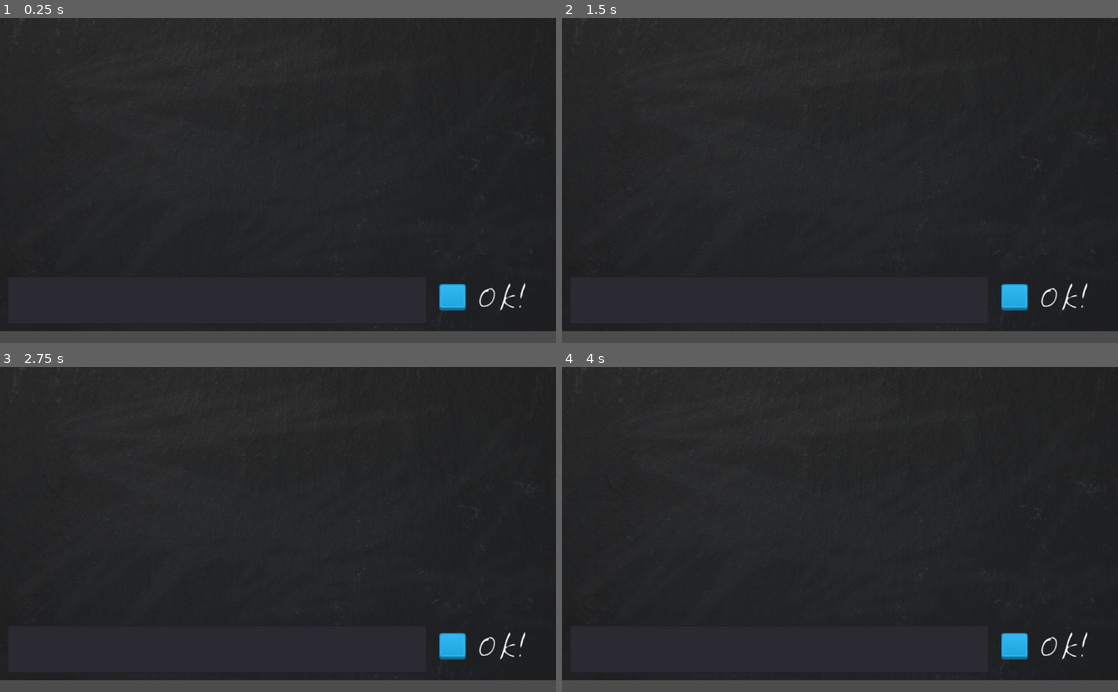
Above: before the commit, frames 1-4 (two rows, left to right).
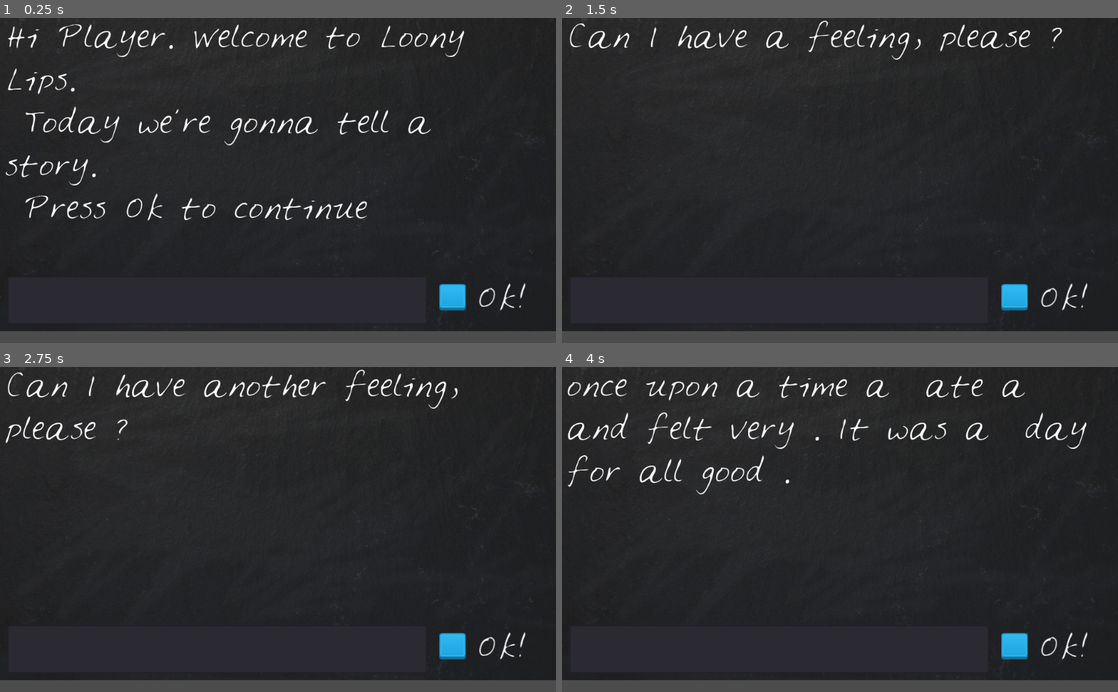
Above: after the commit, the same moments.

Repository: hujal54/Loony-Lips
Game: Godot game, scene res://LoonyLips.tscn
The game is run twice, just before and just after one commit, with the same random seed, the same clock (stepped at 60 frames per second) and the same inputs.
Inputs:
- Up to frame 1 (0.25 s): no input
- Up to frame 2 (1.5 s): click "Ok!" at 0.5 s; click "Ok!" at 1.25 s
- Up to frame 3 (2.75 s): click "Ok!" at 2 s
- Up to frame 4 (4 s): tap Enter at 2.75 s; tap Space at 3.5 s

The runs differ from the first frame. In frame 1, 3.2% of the frame differs, in the area x 1-84%, y 1-63%; in frame 2, 1.1%; in frame 3, 1.4%; in frame 4, 2.6%.

Commit message:
Lesson 12
Ifs and Array

Diff:
--- a/Loney Lips/LoonyLips.gd
+++ b/Loney Lips/LoonyLips.gd
@@ -1,10 +1,37 @@
 extends Node2D
 
-func _on_TextureButton_pressed():
-	var new_text = $Blackboard/LineEdit.get_text ()
-	_on_LineEdit_text_entered(new_text)
+var player_words = []
+var prompt =["a name", "a thing", "a feeling", "another feeling","some things"]
+var story ="once upon a time a %s ate a %s and felt very %s. It was a %s day for all good %s."
 
 
-func _on_LineEdit_text_entered(new_text):
-	$Blackboard/StoryText.text = new_text
-	$Blackboard/LineEdit.text = ""
+func _ready():
+	$Blackboard/TextBox.text = ""
+	_welcome()
+
+
+func _welcome():
+	$Blackboard/StoryText.text =("Hi Player. Welcome to Loony Lips. \n Today we're gonna tell a story. \n Press Ok to continue")
+
+func _on_TextureButton_pressed():
+	var new_text = $Blackboard/TextBox.get_text ()
+	_on_TextBox_text_entered(new_text)
+
+
+func _on_TextBox_text_entered(new_text):
+	player_words.append(new_text)
+	$Blackboard/TextBox.text = ""
+	check_player_word_length()
+
+func prompt_player():
+	$Blackboard/StoryText.text = ("Can I have " + prompt[player_words.size()] + ", please ?")
+
+func check_player_word_length():
+	if player_words.size() == prompt.size():
+		tell_story()
+	else:
+		prompt_player()
+
+
+func tell_story ():
+	$Blackboard/StoryText.text = story % player_words
--- a/Loney Lips/LoonyLips.tscn
+++ b/Loney Lips/LoonyLips.tscn
@@ -66,7 +66,7 @@
 override_selected_font_color = false
 _sections_unfolded = [ "BBCode", "custom_fonts" ]
 
-[node name="LineEdit" type="LineEdit" parent="Blackboard" index="1"]
+[node name="TextBox" type="LineEdit" parent="Blackboard" index="1"]
 
 anchor_left = 0.0
 anchor_top = 0.0
@@ -148,6 +148,6 @@
 override_selected_font_color = false
 _sections_unfolded = [ "custom_fonts" ]
 
-[connection signal="text_entered" from="Blackboard/LineEdit" to="." method="_on_LineEdit_text_entered"]
+[connection signal="text_entered" from="Blackboard/TextBox" to="." method="_on_TextBox_text_entered"]
 
 [connection signal="pressed" from="Blackboard/TextureButton" to="." method="_on_TextureButton_pressed"]
